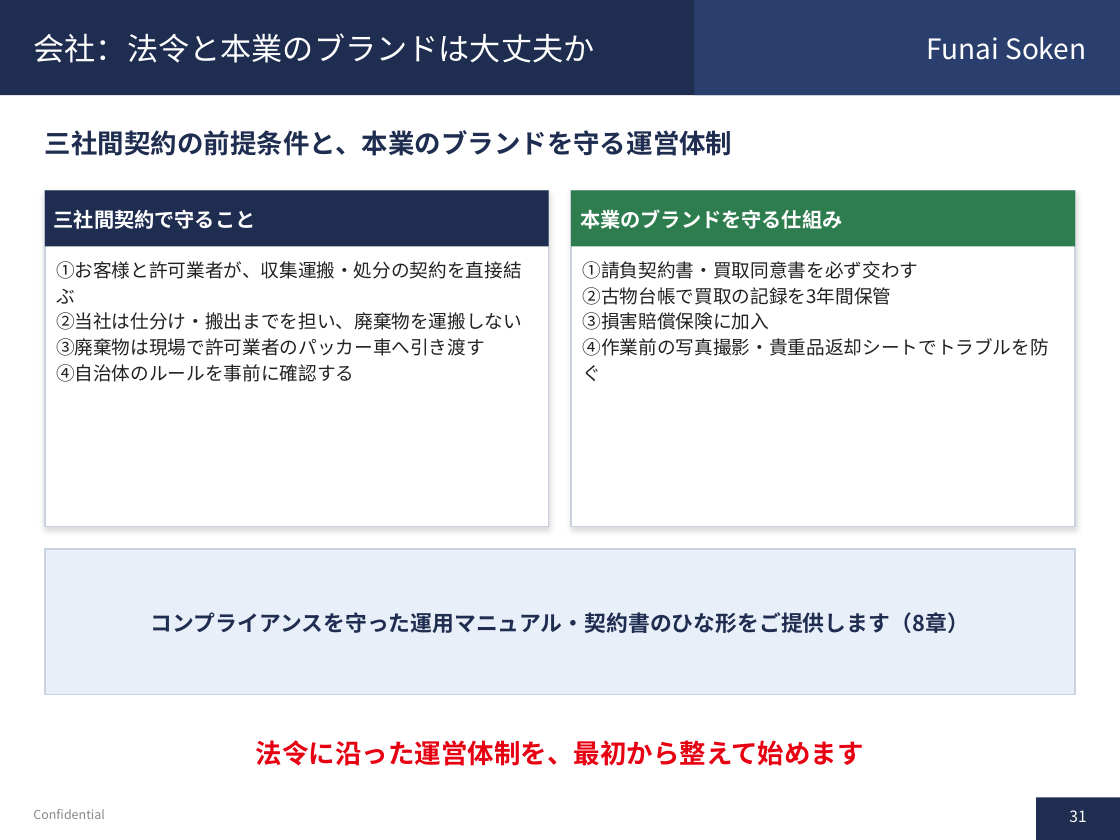
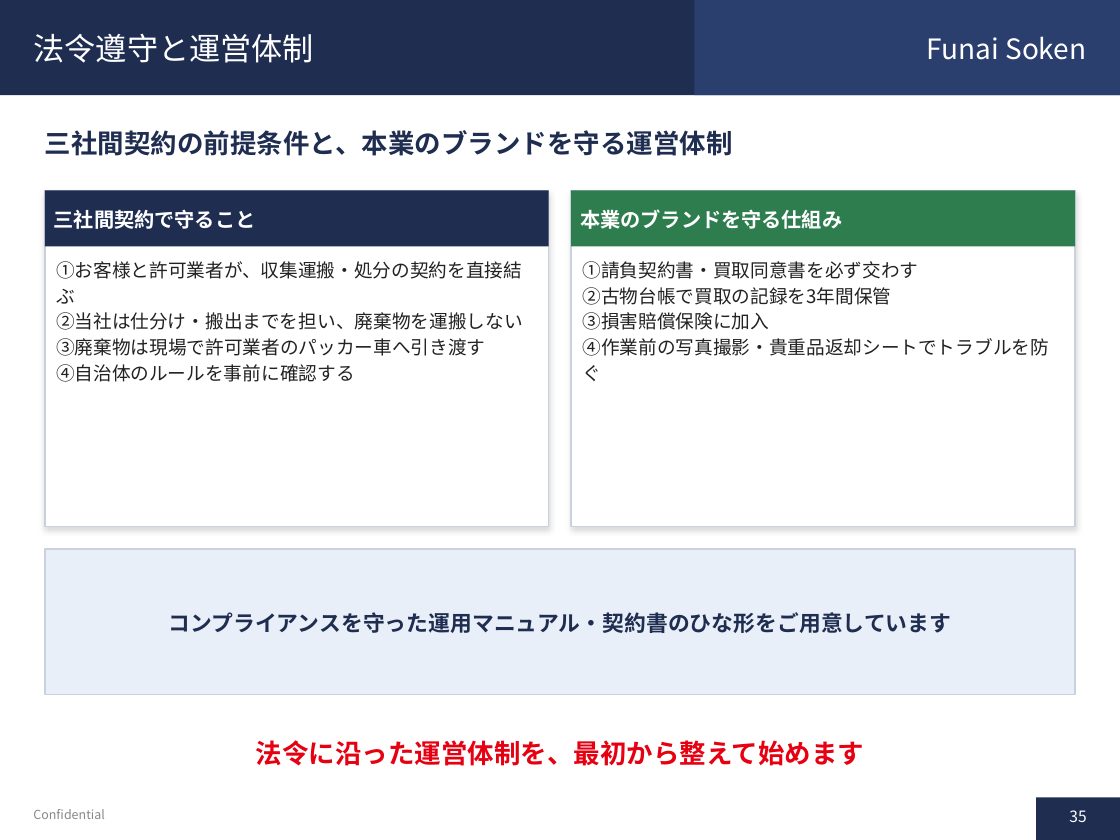
Before and after one commit to soshiro-iki-sys/-, a slide deck: slide 35 of proposals/遺品整理事業_企画書.pptx (slide 31 before the commit). Drawn at 1120x840 pixels with LibreOffice and Linux fonts; fonts in the diff are those of the drawing. Boxes give left, top, right and bottom in pixels: in the first picture for what was removed or moved away, otherwise in the second. Text is boxed around its words. In the diff, an @@ line names an element or a change of style, - is before the commit and + after.

```diff
--- a/proposals/遺品整理事業_企画書.pptx
+++ b/proposals/遺品整理事業_企画書.pptx
@@ title at bbox=[34, 34, 314, 63]: text changed @@
-会社：法令と本業のブランドは大丈夫か
+法令遵守と運営体制
@@ text at bbox=[168, 612, 951, 633]: text changed @@
-コンプライアンスを守った運用マニュアル・契約書のひな形をご提供します（8章）
+コンプライアンスを守った運用マニュアル・契約書のひな形をご用意しています
@@ page number at bbox=[1069, 810, 1086, 822]: text changed @@
-31
+35
```
Also in this commit, not shown: 28 other slides changed, 6 slides added, 14 slides removed, 1 other file.
